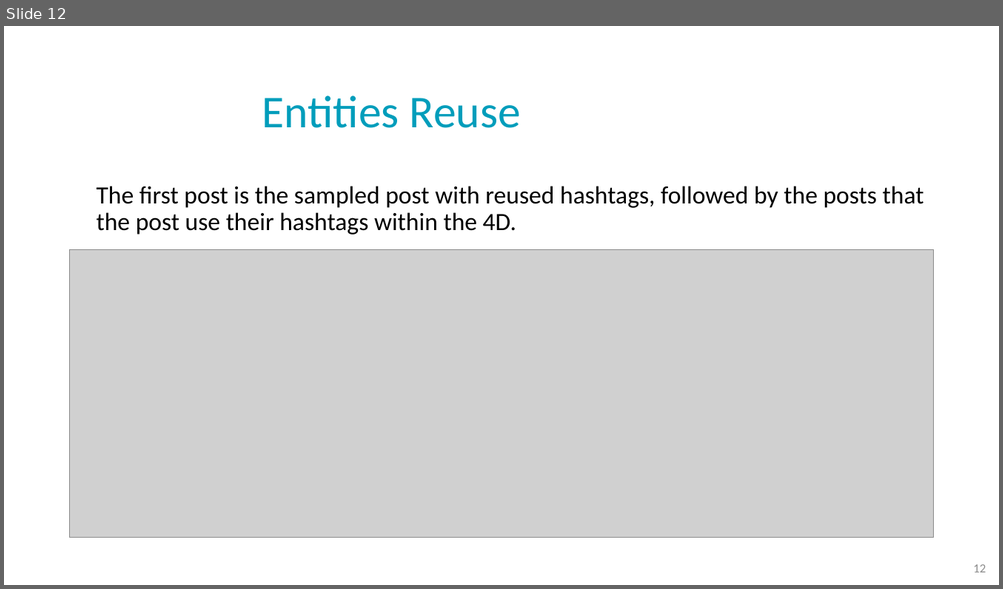
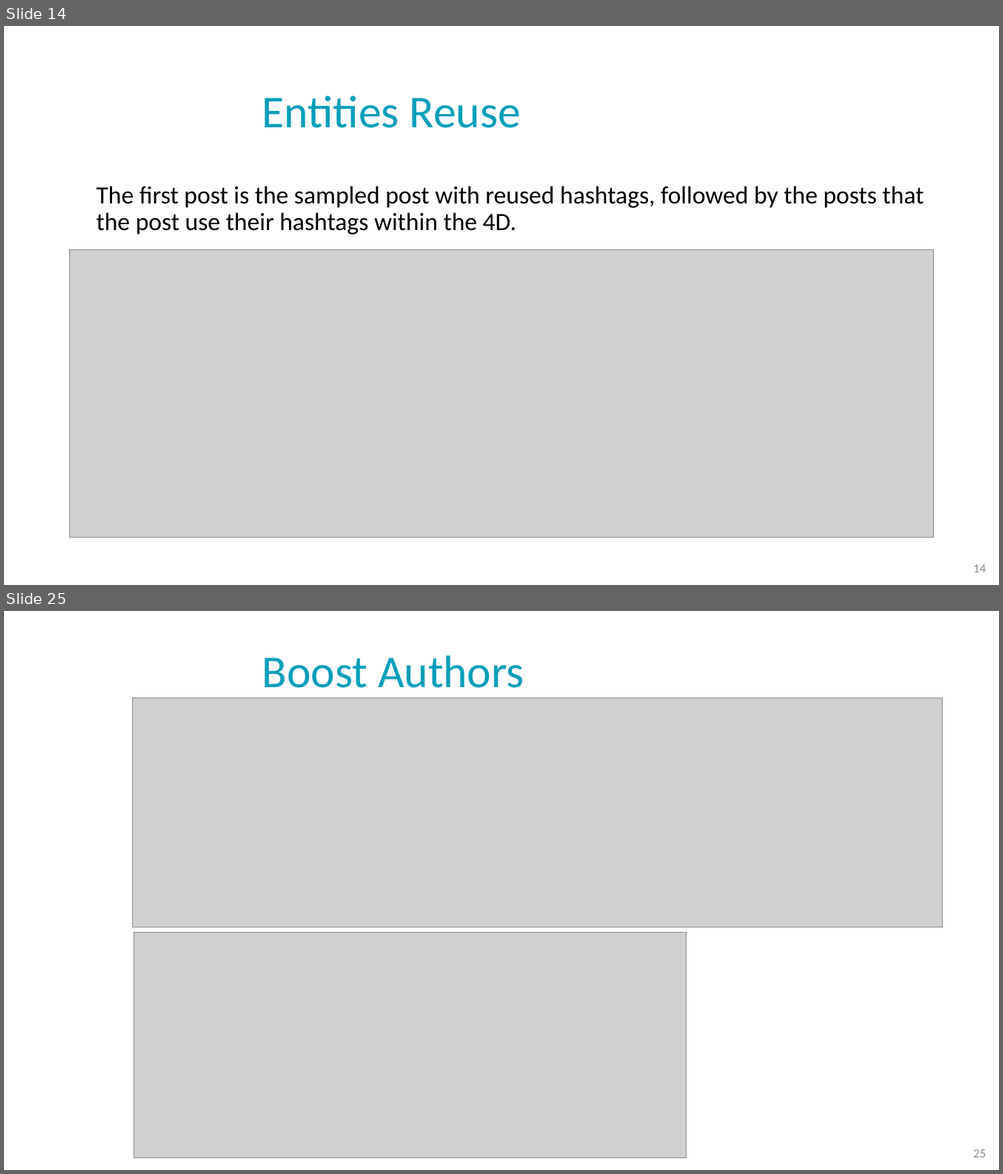
Before and after one commit to NoaTal1996/Backbone-Graph, a slide deck: docs/meeting/2026_03_08.pptx. Shown one above the other, each under a label of ours: slide 12 before the commit, slides 14 and 25 after it; the slides between them are not shown. The pictures are 1003x589 and 1003x1174 pixels, drawn with LibreOffice and Linux fonts; fonts in the diff are those of the drawing; grey boxes stand for pictures; background and template pictures are left out. Boxes give left, top, right and bottom in pixels: in the first picture for what was removed or moved away, otherwise in the second. Text is boxed around its words. In the diff, an @@ line names an element or a change of style, - is before the commit and + after.

```diff
--- a/docs/meeting/2026_03_08.pptx
+++ b/docs/meeting/2026_03_08.pptx
@@ slide 25 added at [4,611,999,1170], background picture (left out) @@
@@ title added at [262,655,524,698], 44 pt, text #009DBB @@
+Boost Authors
@@ picture added at [132,698,942,927] @@
@@ picture added at [134,933,687,1158] @@
@@ page number added at [973,1150,985,1158], 12 pt, text #8C8C8C @@
+25
@@ what was slide 12 is now slide 14 @@
@@ page number at [973,565,985,573]: text changed @@
-12
+14
```
Also in this commit, not shown: 4 slides changed, 10 other slides added, 2 other files.
